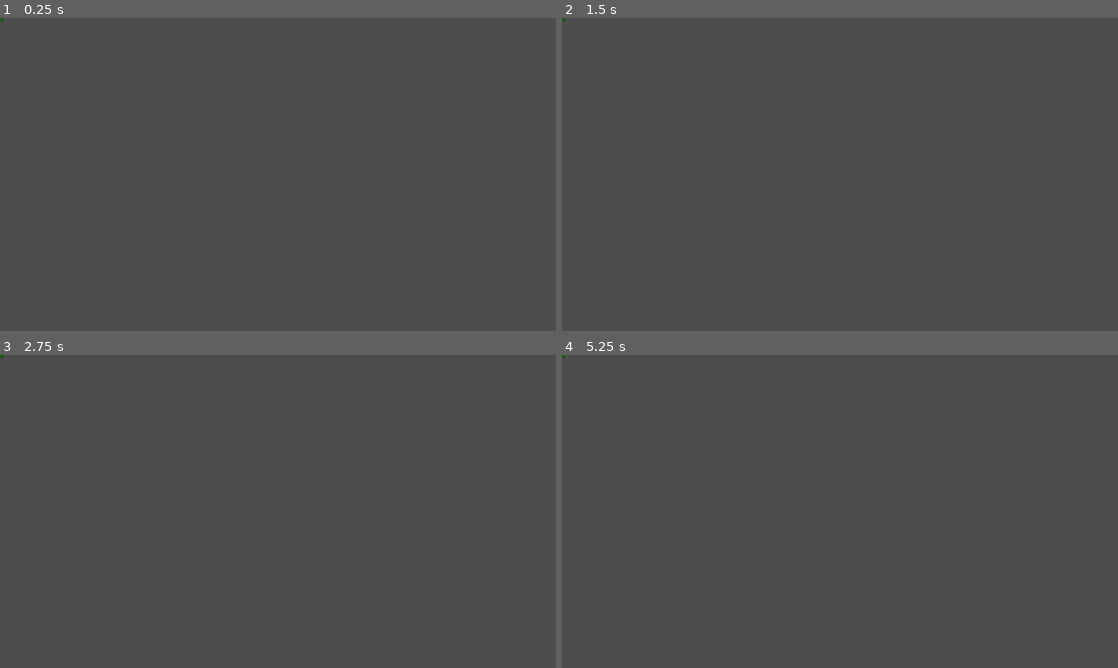
Above: before the commit, frames 1-4 (two rows, left to right).
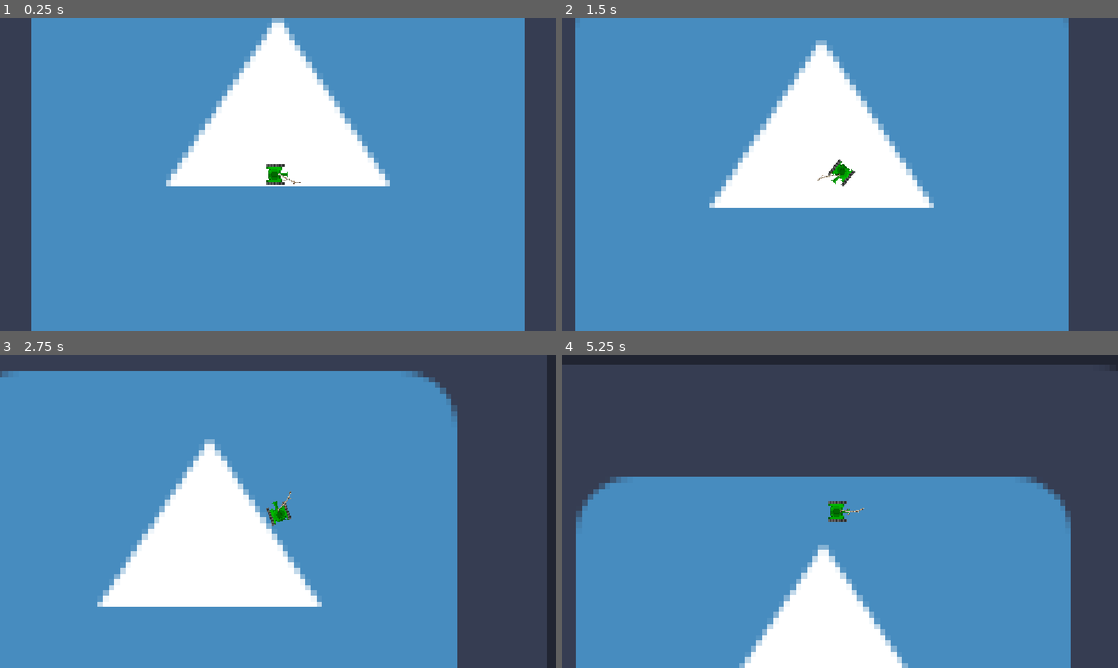
Above: after the commit, the same moments.

Repository: matveinaumov/Rogue-tank
Game: Godot game, scene res://scenes/game.tscn
Two runs of this game, one before a commit and one after it. Both use one fixed random seed, a clock stepped at 60 frames per second and the inputs below. Before the commit the project starts from res://scenes/player.tscn. The engine's default icon, where the game draws it, is replaced by a stand-in: a white triangle on a blue panel in a dark square.
Inputs (mouse positions are in pixels of both pictures, inside the frame that each line leads up to):
- Up to frame 1 (0.25 s): no input
- Up to frame 2 (1.5 s): tap Enter at 0.5 s; move the mouse to (962, 158) at 0.52 s; hold D (right, bound only after the commit) 0.53-1.28 s; move the mouse to (728, 190) at 1.27 s; hold S (down, bound only after the commit) from 1.28 s (still down)
- Up to frame 3 (2.75 s): move the mouse to (333, 442) at 2.02 s; release S (down, bound only after the commit) at 2.03 s; hold D (right, bound only after the commit) from 2.03 s (still down)
- Up to frame 4 (5.25 s): move the mouse to (812, 574) at 2.77 s; release D (right, bound only after the commit) at 2.78 s; hold W (up, bound only after the commit) 2.78-3.53 s; move the mouse to (1006, 558) at 3.52 s; hold A (left, bound only after the commit) 3.53-5.03 s; move the mouse to (673, 464) at 4.27 s; move the mouse to (867, 511) at 5.02 s; hold S (down, bound only after the commit) from 5.03 s (still down)

The runs differ from the first frame. In frame 1, 89% of the frame differs, in the area x 0-95%, y 0-100%; in frame 2, 89%, in the area x 0-92%, y 0-100%; in frame 3, 79%; in frame 4, 57%.

Commit message:
igar sori za sprajty

Diff:
--- a/project.godot
+++ b/project.godot
@@ -11,7 +11,7 @@
 [application]
 
 config/name="Rogue-tank"
-run/main_scene="uid://cmgxcv1h1h6b3"
+run/main_scene="uid://dabd2i175xxo1"
 config/features=PackedStringArray("4.7", "Forward Plus")
 config/icon="res://icon.svg"
 
@@ -24,6 +24,29 @@
 
 project/assembly_name="Rogue-tank"
 
+[input]
+
+up={
+"deadzone": 0.2,
+"events": [Object(InputEventKey,"resource_local_to_scene":false,"resource_name":"","device":-1,"window_id":0,"alt_pressed":false,"shift_pressed":false,"ctrl_pressed":false,"meta_pressed":false,"pressed":false,"keycode":0,"physical_keycode":87,"key_label":0,"unicode":119,"location":0,"echo":false,"script":null)
+]
+}
+down={
+"deadzone": 0.2,
+"events": [Object(InputEventKey,"resource_local_to_scene":false,"resource_name":"","device":-1,"window_id":0,"alt_pressed":false,"shift_pressed":false,"ctrl_pressed":false,"meta_pressed":false,"pressed":false,"keycode":0,"physical_keycode":83,"key_label":0,"unicode":115,"location":0,"echo":false,"script":null)
+]
+}
+right={
+"deadzone": 0.2,
+"events": [Object(InputEventKey,"resource_local_to_scene":false,"resource_name":"","device":-1,"window_id":0,"alt_pressed":false,"shift_pressed":false,"ctrl_pressed":false,"meta_pressed":false,"pressed":false,"keycode":0,"physical_keycode":68,"key_label":0,"unicode":100,"location":0,"echo":false,"script":null)
+]
+}
+left={
+"deadzone": 0.2,
+"events": [Object(InputEventKey,"resource_local_to_scene":false,"resource_name":"","device":-1,"window_id":0,"alt_pressed":false,"shift_pressed":false,"ctrl_pressed":false,"meta_pressed":false,"pressed":false,"keycode":0,"physical_keycode":65,"key_label":0,"unicode":97,"location":0,"echo":false,"script":null)
+]
+}
+
 [physics]
 
 3d/physics_engine="Jolt Physics"
--- /dev/null
+++ b/scenes/bullet.tscn
@@ -0,0 +1,15 @@
+[gd_scene format=3 uid="uid://dpcir2bayl4di"]
+
+[ext_resource type="Texture2D" uid="uid://wly6almloy26" path="res://assets/textures/bullet.png" id="1_mkf8s"]
+
+[sub_resource type="RectangleShape2D" id="RectangleShape2D_y25gk"]
+size = Vector2(548, 132)
+
+[node name="CharacterBody2D" type="CharacterBody2D" unique_id=1208591943]
+
+[node name="CollisionShape2D" type="CollisionShape2D" parent="." unique_id=968956668]
+shape = SubResource("RectangleShape2D_y25gk")
+
+[node name="Sprite2D" type="Sprite2D" parent="." unique_id=620228990]
+rotation = 1.5707964
+texture = ExtResource("1_mkf8s")
--- a/scenes/game.tscn
+++ b/scenes/game.tscn
@@ -1,10 +1,12 @@
 [gd_scene format=3 uid="uid://dabd2i175xxo1"]
 
 [ext_resource type="PackedScene" uid="uid://cmgxcv1h1h6b3" path="res://scenes/player.tscn" id="1_uwrxv"]
+[ext_resource type="Texture2D" uid="uid://dkvgx8jxeaal8" path="res://icon.svg" id="1_yqjtg"]
 
 [node name="game" type="Node2D" unique_id=447928236]
 
+[node name="Sprite2D" type="Sprite2D" parent="." unique_id=434101611]
+scale = Vector2(3.88, 3.88)
+texture = ExtResource("1_yqjtg")
+
 [node name="Player" parent="." unique_id=982573507 instance=ExtResource("1_uwrxv")]
-
-[node name="Camera" type="Camera2D" parent="." unique_id=831317983]
-zoom = Vector2(3, 3)
--- a/scenes/player.tscn
+++ b/scenes/player.tscn
@@ -1,10 +1,12 @@
 [gd_scene format=3 uid="uid://cmgxcv1h1h6b3"]
 
-[ext_resource type="Texture2D" uid="uid://cb7k037p31x2u" path="res://assets/textures/player.png" id="1_3vyb7"]
+[ext_resource type="Texture2D" uid="uid://5xkjslj1p5yq" path="res://assets/textures/player.png" id="1_3vyb7"]
 [ext_resource type="Script" uid="uid://bnir5n6ekxg24" path="res://scripts/player.gd" id="1_g2els"]
+[ext_resource type="Script" uid="uid://cswgtcpu76k2e" path="res://scripts/dulo.gd" id="3_dqkch"]
+[ext_resource type="Texture2D" uid="uid://txgf1trvs0km" path="res://assets/textures/palka.png" id="3_qhqgy"]
 
 [sub_resource type="RectangleShape2D" id="RectangleShape2D_k4kwe"]
-size = Vector2(14, 16)
+size = Vector2(15, 14)
 
 [sub_resource type="AtlasTexture" id="AtlasTexture_3vyb7"]
 atlas = ExtResource("1_3vyb7")
@@ -32,11 +34,26 @@
 script = ExtResource("1_g2els")
 
 [node name="CollisionShape2D" type="CollisionShape2D" parent="." unique_id=1527239676]
+position = Vector2(-0.5, 0)
 shape = SubResource("RectangleShape2D_k4kwe")
 
 [node name="AnimatedSprite2D" type="AnimatedSprite2D" parent="." unique_id=353147534]
 unique_name_in_owner = true
+texture_filter = 1
+rotation = 1.5707964
 sprite_frames = SubResource("SpriteFrames_uqdiu")
 animation = &"drive"
-frame = 1
-frame_progress = 0.7176553
+
+[node name="Camera2D" type="Camera2D" parent="." unique_id=201426969]
+zoom = Vector2(3, 3)
+
+[node name="dulo" type="Node2D" parent="." unique_id=340834057]
+script = ExtResource("3_dqkch")
+
+[node name="Sprite2D" type="Sprite2D" parent="dulo" unique_id=2005157731]
+position = Vector2(8, 0)
+scale = Vector2(0.01, 0.01)
+texture = ExtResource("3_qhqgy")
+
+[node name="bullet_spawner" type="Marker2D" parent="dulo" unique_id=2030215716]
+position = Vector2(15, 0)
--- /dev/null
+++ b/scripts/dulo.gd
@@ -0,0 +1,11 @@
+extends Node2D
+
+
+# Called when the node enters the scene tree for the first time.
+func _ready() -> void:
+	pass # Replace with function body.
+
+
+# Called every frame. 'delta' is the elapsed time since the previous frame.
+func _process(delta: float) -> void:
+	look_at(get_global_mouse_position())
--- a/scripts/player.gd
+++ b/scripts/player.gd
@@ -1,5 +1,15 @@
 extends CharacterBody2D
 
-@export var speed = 500
-func get_input():
-	var input_dir = Input.get_vector("left","right","up","down")
+@export var speed = 100
+@export var rot_speed = 3
+@export var rot_dir = 0
+
+func _physics_process(delta: float) -> void:
+	rot_dir = Input.get_axis("left","right")
+	velocity = transform.x * Input.get_axis("down","up") *speed
+	if velocity:
+		%AnimatedSprite2D.play("drive")
+	else:
+		%AnimatedSprite2D.stop()
+	rotation += rot_dir*rot_speed*delta
+	move_and_slide()
Binary file added: assets/textures/bullet.png
Not shown, added: assets/textures/bullet.png.import
Binary file added: assets/textures/palka.png
Not shown, added: assets/textures/palka.png.import
Not shown, added: assets/textures/player.png.import
Not shown, added: scripts/dulo.gd.uid
